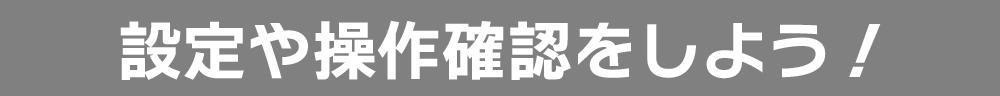
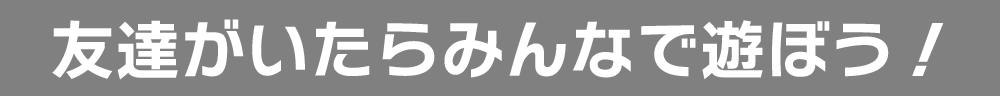
Layered file, before and after one edit (1000 x 96). Changes by layer:
hid "設定や操作確認をしよう！" over [120, 20, 881, 80]
renamed "仲間がいたらみんなで遊ぼう！" to "友達がいたらみんなで遊ぼう！", showed it, painted on it over [52, 19, 944, 80]
